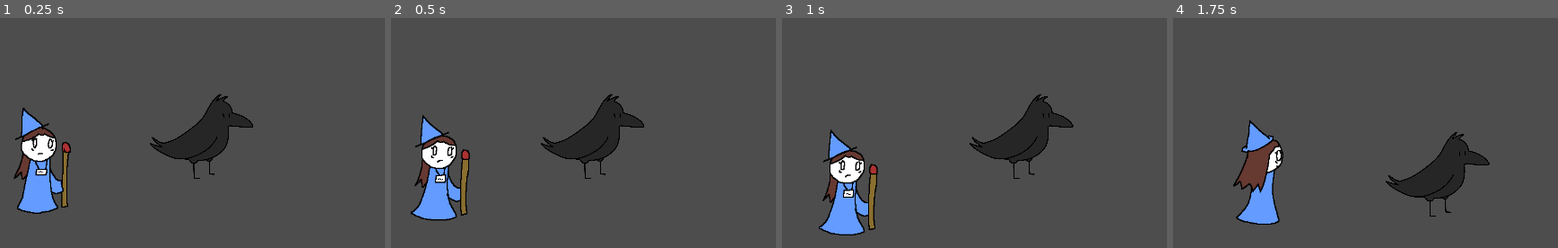
Above: before the commit, frames 1-4 (left to right).
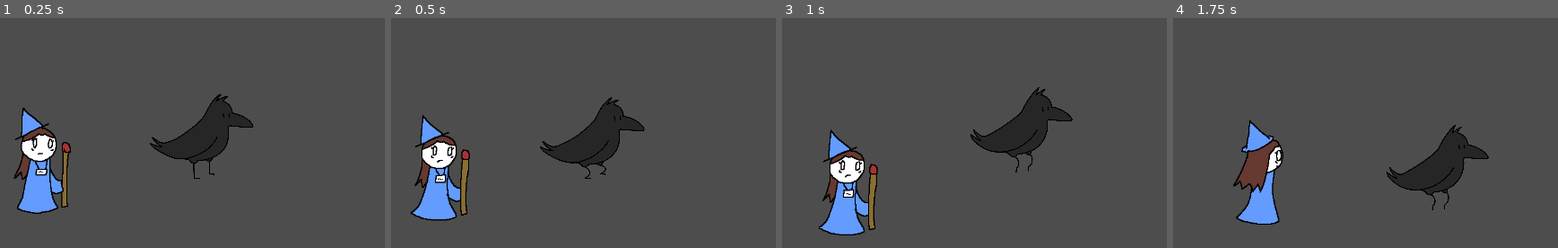
Above: after the commit, the same moments.

Repository: OceanUwU/pirate-15
Game: Godot game, scene res://scenes/main.tscn
Same seed, same stepped clock (60 frames per second), same inputs: the game is played once before the commit and once after it.
Inputs:
- Up to frame 1 (0.25 s): no input
- Up to frame 2 (0.5 s): no input
- Up to frame 3 (1 s): hold Right (right) from 0.53 s (still down)
- Up to frame 4 (1.75 s): release Right (right) at 1.28 s; hold Down (down) from 1.28 s (still down)

Frame 1 is identical in both runs. In frame 2, 1.3% of the frame differs, in the area x 38-66%, y 33-70%; in frame 3, 2.0%, in the area x 48-76%, y 30-70%; in frame 4, 2.0%.

Commit message:
Fixed movement to animation connection

Diff:
--- a/scenes/player.tscn
+++ b/scenes/player.tscn
@@ -1,42 +1,10 @@
-[gd_scene load_steps=17 format=3 uid="uid://cdf6ykr72br6j"]
+[gd_scene load_steps=25 format=3 uid="uid://cdf6ykr72br6j"]
 
 [ext_resource type="Script" path="res://scripts/player.gd" id="1_i5vcg"]
 [ext_resource type="Texture2D" uid="uid://d3lkxpieh0h0i" path="res://assets/img/crow_walk_right.png" id="2_3cupo"]
 
 [sub_resource type="RectangleShape2D" id="RectangleShape2D_3vgm8"]
 size = Vector2(92, 91)
-
-[sub_resource type="AnimationNodeAnimation" id="AnimationNodeAnimation_dyk3s"]
-animation = &"idle"
-
-[sub_resource type="AnimationNodeAnimation" id="AnimationNodeAnimation_5ruse"]
-animation = &"new_animation"
-
-[sub_resource type="AnimationNodeAnimation" id="AnimationNodeAnimation_j2hvk"]
-animation = &"walk_forward"
-
-[sub_resource type="AnimationNodeStateMachineTransition" id="AnimationNodeStateMachineTransition_wcxk2"]
-advance_mode = 2
-
-[sub_resource type="AnimationNodeStateMachineTransition" id="AnimationNodeStateMachineTransition_xffpr"]
-advance_mode = 2
-
-[sub_resource type="AnimationNodeStateMachineTransition" id="AnimationNodeStateMachineTransition_dt7li"]
-advance_mode = 2
-
-[sub_resource type="AnimationNodeStateMachineTransition" id="AnimationNodeStateMachineTransition_pkvbj"]
-
-[sub_resource type="AnimationNodeStateMachine" id="AnimationNodeStateMachine_l3k5j"]
-states/End/position = Vector2(593, 100)
-states/Start/position = Vector2(371, 100)
-states/idle/node = SubResource("AnimationNodeAnimation_dyk3s")
-states/idle/position = Vector2(632.639, 216)
-states/walk/node = SubResource("AnimationNodeAnimation_5ruse")
-states/walk/position = Vector2(485, 97)
-states/walk_forward/node = SubResource("AnimationNodeAnimation_j2hvk")
-states/walk_forward/position = Vector2(464, 99)
-transitions = ["Start", "walk", SubResource("AnimationNodeStateMachineTransition_wcxk2"), "walk", "walk_forward", SubResource("AnimationNodeStateMachineTransition_xffpr"), "walk_forward", "idle", SubResource("AnimationNodeStateMachineTransition_dt7li"), "idle", "walk_forward", SubResource("AnimationNodeStateMachineTransition_pkvbj")]
-graph_offset = Vector2(32.6389, 0)
 
 [sub_resource type="Animation" id="Animation_nxyth"]
 loop_mode = 1
@@ -55,7 +23,8 @@
 
 [sub_resource type="Animation" id="Animation_uj8s8"]
 resource_name = "idle"
-loop_mode = 2
+length = 0.5
+loop_mode = 1
 tracks/0/type = "value"
 tracks/0/imported = false
 tracks/0/enabled = true
@@ -63,10 +32,10 @@
 tracks/0/interp = 1
 tracks/0/loop_wrap = true
 tracks/0/keys = {
-"times": PackedFloat32Array(-0.1),
-"transitions": PackedFloat32Array(1),
+"times": PackedFloat32Array(0, 0.3),
+"transitions": PackedFloat32Array(1, 1),
 "update": 1,
-"values": [0]
+"values": [0, 1]
 }
 
 [sub_resource type="Animation" id="Animation_8jvdm"]
@@ -100,13 +69,100 @@
 "values": [0, 1, 3, 2, 3, 1, 0]
 }
 
+[sub_resource type="Animation" id="Animation_0yu36"]
+resource_name = "walk_backwards"
+loop_mode = 1
+tracks/0/type = "value"
+tracks/0/imported = false
+tracks/0/enabled = true
+tracks/0/path = NodePath("Sprite2D:frame")
+tracks/0/interp = 1
+tracks/0/loop_wrap = true
+tracks/0/keys = {
+"times": PackedFloat32Array(0, 0.1, 0.2, 0.3, 0.4, 0.5, 0.6),
+"transitions": PackedFloat32Array(1, 1, 1, 1, 1, 1, 1),
+"update": 1,
+"values": [0, 1, 3, 2, 3, 1, 0]
+}
+
 [sub_resource type="AnimationLibrary" id="AnimationLibrary_2itcy"]
 _data = {
 "RESET": SubResource("Animation_nxyth"),
 "idle": SubResource("Animation_uj8s8"),
 "new_animation": SubResource("Animation_8jvdm"),
+"walk_backwards": SubResource("Animation_0yu36"),
 "walk_forward": SubResource("Animation_ptfjk")
 }
+
+[sub_resource type="AnimationNodeAnimation" id="AnimationNodeAnimation_57m2l"]
+animation = &"idle"
+
+[sub_resource type="AnimationNodeAnimation" id="AnimationNodeAnimation_8goxd"]
+animation = &"idle"
+
+[sub_resource type="AnimationNodeAnimation" id="AnimationNodeAnimation_nggxk"]
+animation = &"idle"
+
+[sub_resource type="AnimationNodeAnimation" id="AnimationNodeAnimation_p04cj"]
+animation = &"idle"
+
+[sub_resource type="AnimationNodeAnimation" id="AnimationNodeAnimation_538si"]
+animation = &"idle"
+
+[sub_resource type="AnimationNodeBlendSpace2D" id="AnimationNodeBlendSpace2D_avgkt"]
+blend_point_0/node = SubResource("AnimationNodeAnimation_57m2l")
+blend_point_0/pos = Vector2(0, 0)
+blend_point_1/node = SubResource("AnimationNodeAnimation_8goxd")
+blend_point_1/pos = Vector2(1, 0)
+blend_point_2/node = SubResource("AnimationNodeAnimation_nggxk")
+blend_point_2/pos = Vector2(-1, 0)
+blend_point_3/node = SubResource("AnimationNodeAnimation_p04cj")
+blend_point_3/pos = Vector2(0, 1)
+blend_point_4/node = SubResource("AnimationNodeAnimation_538si")
+blend_point_4/pos = Vector2(0, -0.9)
+blend_mode = 1
+
+[sub_resource type="AnimationNodeAnimation" id="AnimationNodeAnimation_ggxlv"]
+animation = &"walk_forward"
+
+[sub_resource type="AnimationNodeAnimation" id="AnimationNodeAnimation_jqnba"]
+animation = &"walk_forward"
+
+[sub_resource type="AnimationNodeAnimation" id="AnimationNodeAnimation_dh4qu"]
+animation = &"walk_backwards"
+
+[sub_resource type="AnimationNodeAnimation" id="AnimationNodeAnimation_26b38"]
+animation = &"walk_backwards"
+
+[sub_resource type="AnimationNodeBlendSpace2D" id="AnimationNodeBlendSpace2D_k1r5j"]
+blend_point_0/node = SubResource("AnimationNodeAnimation_ggxlv")
+blend_point_0/pos = Vector2(0, 1)
+blend_point_1/node = SubResource("AnimationNodeAnimation_jqnba")
+blend_point_1/pos = Vector2(1, 0)
+blend_point_2/node = SubResource("AnimationNodeAnimation_dh4qu")
+blend_point_2/pos = Vector2(0, -1)
+blend_point_3/node = SubResource("AnimationNodeAnimation_26b38")
+blend_point_3/pos = Vector2(-1, 0)
+blend_mode = 1
+
+[sub_resource type="AnimationNodeStateMachineTransition" id="AnimationNodeStateMachineTransition_by270"]
+advance_mode = 0
+
+[sub_resource type="AnimationNodeStateMachineTransition" id="AnimationNodeStateMachineTransition_8mi8c"]
+advance_mode = 0
+
+[sub_resource type="AnimationNodeStateMachineTransition" id="AnimationNodeStateMachineTransition_bovm0"]
+advance_mode = 2
+
+[sub_resource type="AnimationNodeStateMachine" id="AnimationNodeStateMachine_l3k5j"]
+states/End/position = Vector2(862, 88)
+states/Start/position = Vector2(371, 97)
+states/idle/node = SubResource("AnimationNodeBlendSpace2D_avgkt")
+states/idle/position = Vector2(559.639, 40)
+states/walk/node = SubResource("AnimationNodeBlendSpace2D_k1r5j")
+states/walk/position = Vector2(569.639, 149)
+transitions = ["walk", "idle", SubResource("AnimationNodeStateMachineTransition_by270"), "idle", "walk", SubResource("AnimationNodeStateMachineTransition_8mi8c"), "Start", "idle", SubResource("AnimationNodeStateMachineTransition_bovm0")]
+graph_offset = Vector2(32.6389, 0)
 
 [node name="PlayerSprite" type="CharacterBody2D"]
 script = ExtResource("1_i5vcg")
@@ -122,8 +178,13 @@
 
 [node name="AnimationTree" type="AnimationTree" parent="."]
 deterministic = false
+libraries = {
+"": SubResource("AnimationLibrary_2itcy")
+}
 tree_root = SubResource("AnimationNodeStateMachine_l3k5j")
 anim_player = NodePath("../AnimationPlayer")
+parameters/idle/blend_position = Vector2(0, 0)
+parameters/walk/blend_position = Vector2(0, 0.0132158)
 
 [node name="AnimationPlayer" type="AnimationPlayer" parent="."]
 libraries = {
--- a/scripts/enemy.gd
+++ b/scripts/enemy.gd
@@ -12,22 +12,22 @@
 var action: String = "walk"
 
 func _ready() -> void:
-    animation_player.play(action + "_" + direction)
+	animation_player.play(action + "_" + direction)
 
 func _physics_process(delta: float) -> void:
-    if following_path:
-        var path_pos_before: Vector2 = path_follow.position
-        path_follow.progress += roam_speed * delta
-        set_dir(path_pos_before.angle_to_point(path_follow.position))
+	if following_path:
+		var path_pos_before: Vector2 = path_follow.position
+		path_follow.progress += roam_speed * delta
+		set_dir(path_pos_before.angle_to_point(path_follow.position))
 
 func set_dir(angle: float) -> void:
-    var direction_before: String = direction
-    angle = fmod(angle + TAU * 6, TAU) - PI
-    direction = "down" if angle < 0.01 else "up"
-    if abs(angle) < PI / 3.0:
-        direction += "_left"
-    elif abs(angle) > 2 * PI / 3.0:
-        direction += "_right"
+	var direction_before: String = direction
+	angle = fmod(angle + TAU * 6, TAU) - PI
+	direction = "down" if angle < 0.01 else "up"
+	if abs(angle) < PI / 3.0:
+		direction += "_left"
+	elif abs(angle) > 2 * PI / 3.0:
+		direction += "_right"
 
-    if direction_before != direction:
-        animation_player.play(action + "_" + direction)
+	if direction_before != direction:
+		animation_player.play(action + "_" + direction)
--- a/scripts/player.gd
+++ b/scripts/player.gd
@@ -22,12 +22,15 @@
 
 
 func update_animation_parameter(move_input : Vector2):
+
 	if(move_input != Vector2.ZERO):
-		animation_tree.set("parameters/walk_forward/blend_position", move_input)
+		animation_tree.set("parameters/walk/blend_position", move_input)
 		animation_tree.set("parameters/idle/blend_position", move_input)
 
 func pick_move_state():
 	if(velocity != Vector2.ZERO):
-		state_machine.travel("walk_forward")
+		print("?????")
+		state_machine.travel("walk")
 	else:
+		print("should be idle")
 		state_machine.travel("idle")
